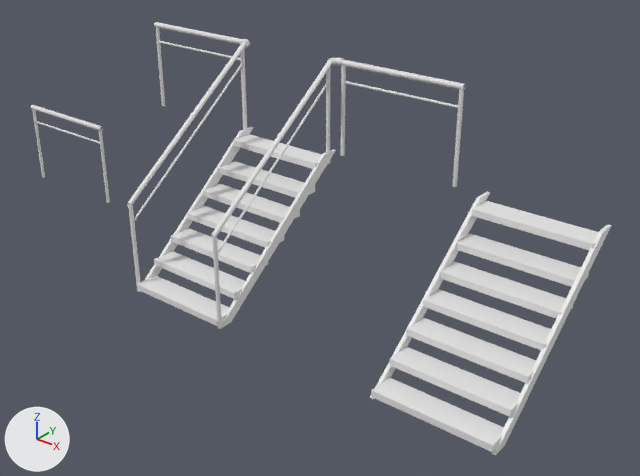
What one commit did to the Blender file Other/Art/Prototype/Stairs/treppo.blend.
One viewpoint serves both versions: a camera (50 mm lens) standing at (4.24, -4.56, 3.21) and looking at (0.56, 0.05, 0.36). Arrows for +X, +Y and +Z are at lower left; the lights stay in place.
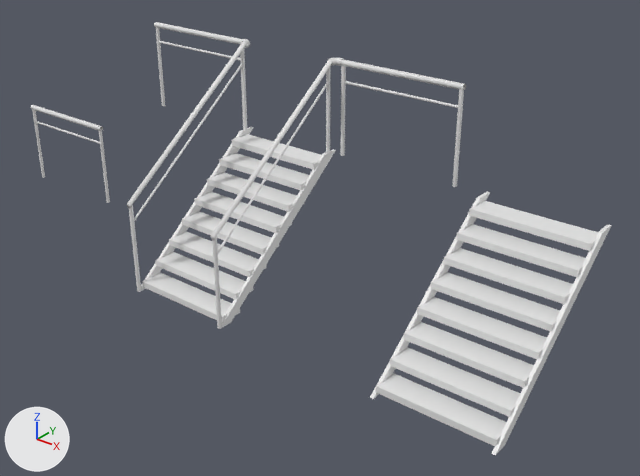
Boxes (x1, y1, x2, y2) around the edits, measured in the pictures (640 x 476 px):
'Cylinder.002', added: after (375, 201, 598, 446)
'Cylinder.001', added: after (142, 134, 329, 322)
part 1 of me_cube_001, deleted: before (371, 201, 598, 452)
part 2 of me_cylinder_017, deleted: before (137, 134, 330, 326)

The edits, one by one:
me_cube_001 is used by ob_cube; location (2.128, -0.272, 0.426); rotation (0.0, 0.0, 1.571), in degrees (0, 0, 90); scale (0.0898, 0.412, 0.0237).
me_cube_001 had 72 vertices, 54 faces and spanned x -7.1..7.5, y -1.0..1.1, z -19.0..20.7.
me_cube_001 now has 16 vertices, 12 faces and spans x -6.9..7.5, y -1.0..1.1, z -19.0..20.7.
me_cube_001 part 1: 7 loose pieces with 56 vertices, spanning x -7.1..6.9, y -1.0..1.0, z -17.9..18.8, are deleted.
me_cylinder_017 is used by ob_cylinder_009; location (-0.004, 0.067, 1.068); scale (0.84, 0.448, 0.448).
me_cylinder_017 had 312 vertices, 186 faces and spanned x -1.75..1.76, y -2.18..0.8, z -2.44..1.22.
me_cylinder_017 now has 258 vertices, 156 faces and spans x -1.75..1.76, y -2.16..0.8, z -2.44..1.22.
me_cylinder_017 part 2: 7 loose pieces with 56 vertices, spanning x -0.49..0.5, y -2.18..0.64, z -2.38..-0.44, are deleted.
Mesh me_cylinder_002 is new.
It consists of a box spanning x -0.49..0.5, y -2.18..-1.78, z -2.38..-2.27; a box spanning x -0.49..0.5, y -1.86..-1.46, z -2.11..-2.01; a box spanning x -0.49..0.5, y -1.54..-1.14, z -1.85..-1.74; a box spanning x -0.49..0.5, y -1.22..-0.81, z -1.59..-1.48; a box spanning x -0.49..0.5, y -0.9..-0.49, z -1.32..-1.22; a box spanning x -0.49..0.5, y -0.57..-0.17, z -1.06..-0.95; a box spanning x -0.49..0.5, y -0.25..0.15, z -0.79..-0.69; a box spanning x -0.49..0.5, y 0.07..0.47, z -0.53..-0.42.
It uses material mat_metal (white #e7e7e7).
Object 'Cylinder.002' (ob_cylinder_002) is new; it shows me_cylinder_002.
Its location is (2.119, 0.121, 1.068).
Its scale is (0.84, 0.448, 0.448).
Object 'Cylinder.001' (ob_cylinder_001) is new; it shows a copy of me_cylinder_002.
Its location is (-0.004, 0.121, 1.068).
Its scale is (0.84, 0.448, 0.448).
